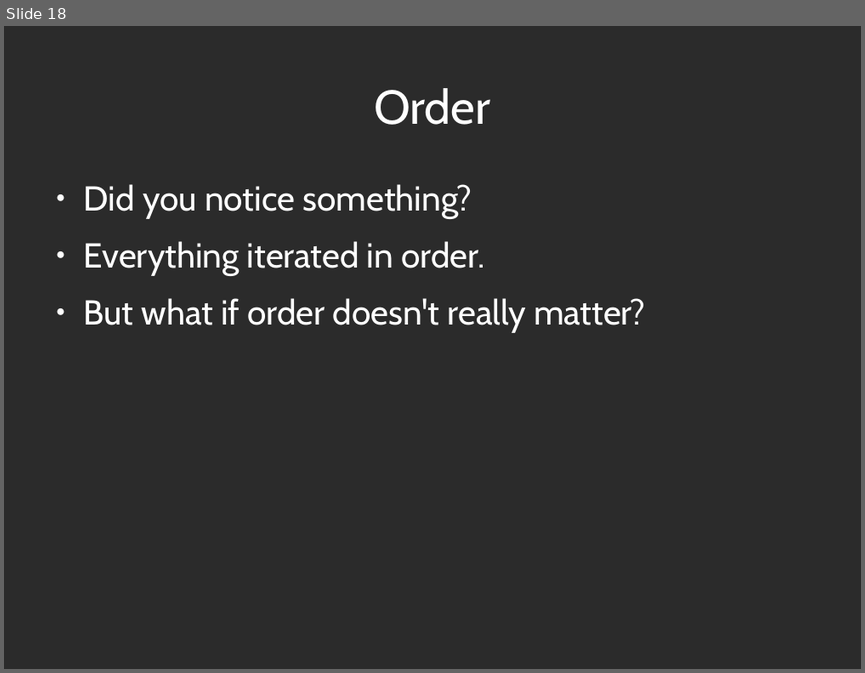
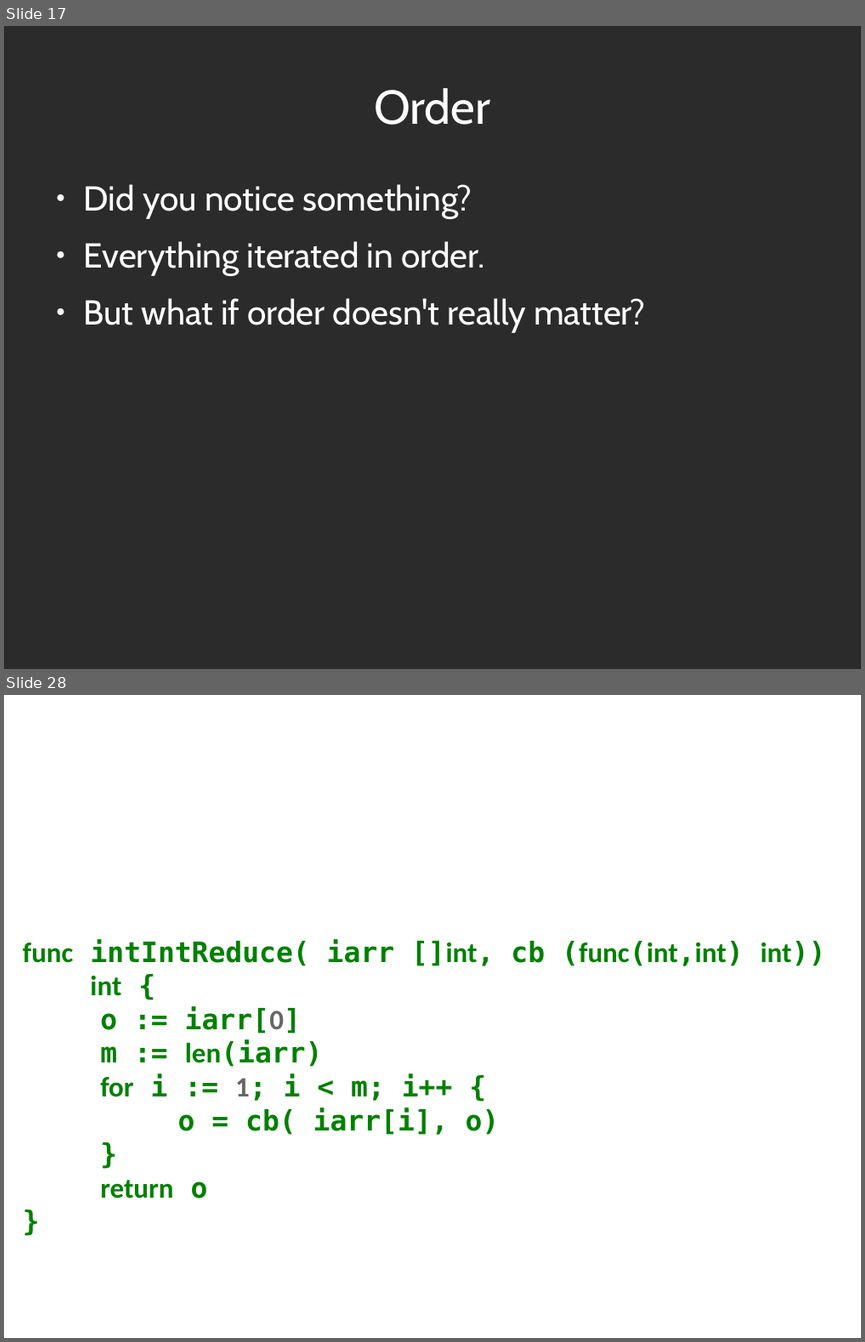
Before and after one commit to abramhindle/python-iteration-talk, a slide deck: iteration-talk-go.odp. Shown one above the other, each under a label of ours: slide 18 before the commit, slides 17 and 28 after it; the slides between them are not shown. The pictures are 865x673 and 865x1342 pixels, drawn with LibreOffice and Linux fonts; fonts in the diff are those of the drawing; background and template pictures are left out; a plain dark background stands for a picture behind light text. Boxes give left, top, right and bottom in pixels: in the first picture for what was removed or moved away, otherwise in the second. Text is boxed around its words. In the diff, an @@ line names an element or a change of style, - is before the commit and + after.

```diff
--- a/iteration-talk-go.odp
+++ b/iteration-talk-go.odp
@@ slide 28 added at [4,695,861,1338], background picture (left out) @@
@@ title added at [46,721,818,828], 44 pt, text #FFFFFF @@
+Reduce
@@ text added at [23,939,826,1198], 26 pt, text #008000, bold @@
+func intIntReduce( iarr []int, cb (func(int,int) int))
+int {
+o := iarr[0]
+m := len(iarr)
+for i := 1; i < m; i++ {
+o = cb( iarr[i], o)
+}
+return o
+}
@@ what was slide 18 is now slide 17 @@
```
Also in this commit, not shown: 9 slides changed, 11 other slides added, 3 slides removed, 1 other file.
